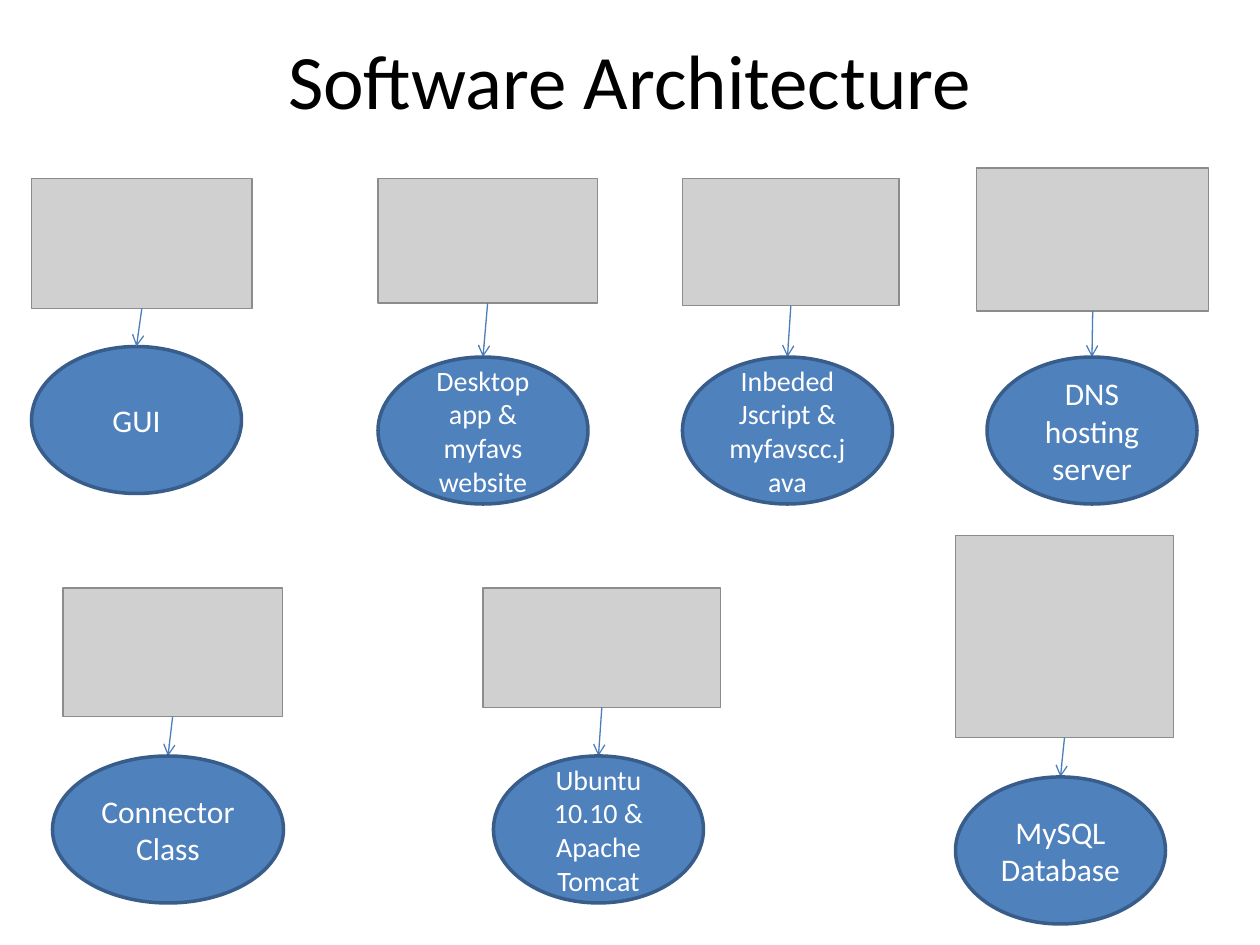
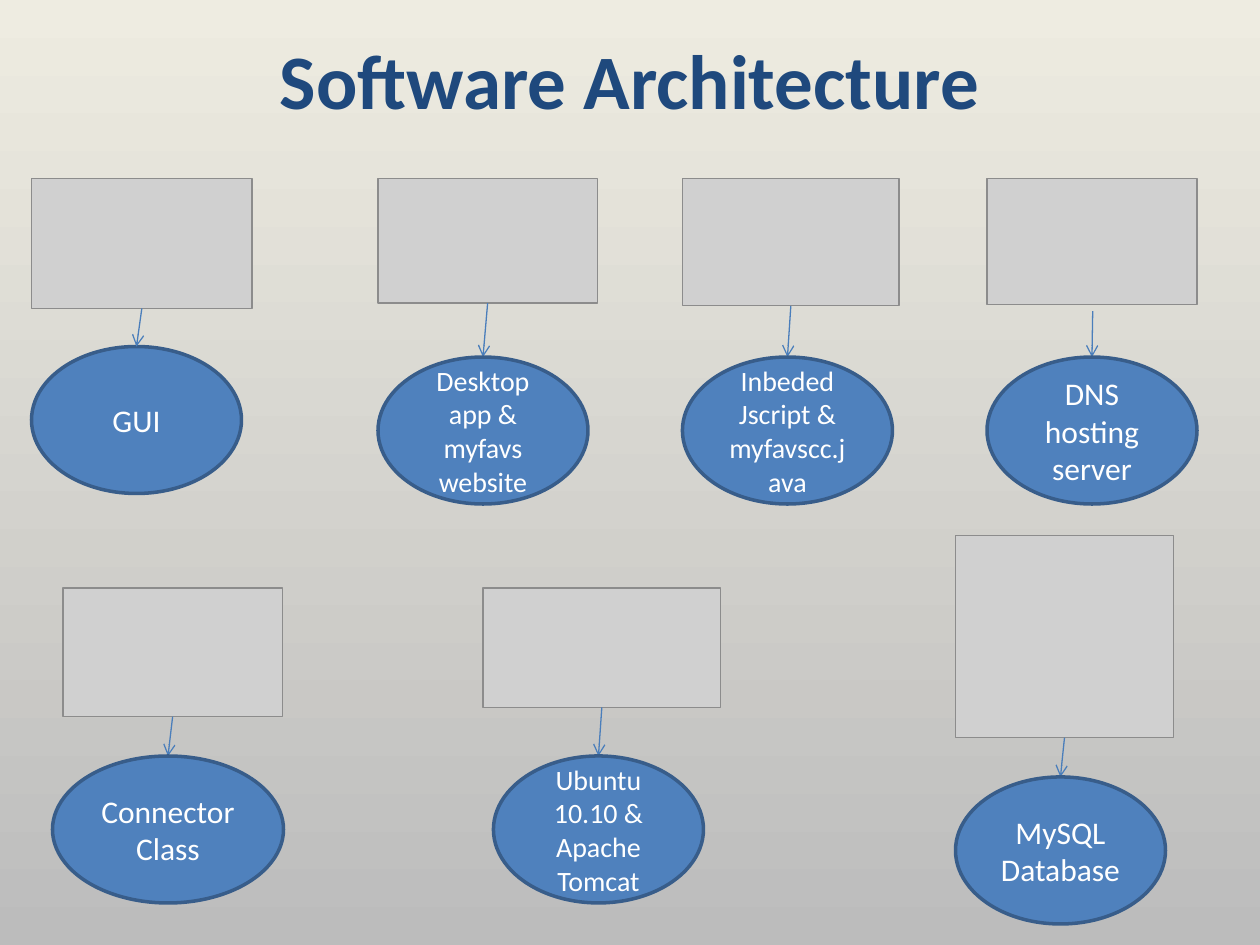
Before and after one commit to aajackson/Creepers, a slide deck: slide 5 of Documentation/MyFavs Presentation.ppt. Drawn at 1260x945 pixels with LibreOffice and Linux fonts; fonts in the diff are those of the drawing; grey boxes stand for pictures. Boxes give left, top, right and bottom in pixels: in the first picture for what was removed or moved away, otherwise in the second. Text is boxed around its words. In the diff, an @@ line names an element or a change of style, - is before the commit and + after.

```diff
--- a/Documentation/MyFavs Presentation.ppt
+++ b/Documentation/MyFavs Presentation.ppt
@@ background #FFFFFF to gradient #EEECE1 to #BCBCBC @@
@@ title "Software Architecture" at (280,55,979,110): text colour #000000 to #1F497D, bold on @@
@@ picture: place and size @@
-picture at (976,168,1208,311)
+picture at (987,179,1197,305)
```
Also in this commit, not shown: 12 other slides changed.
